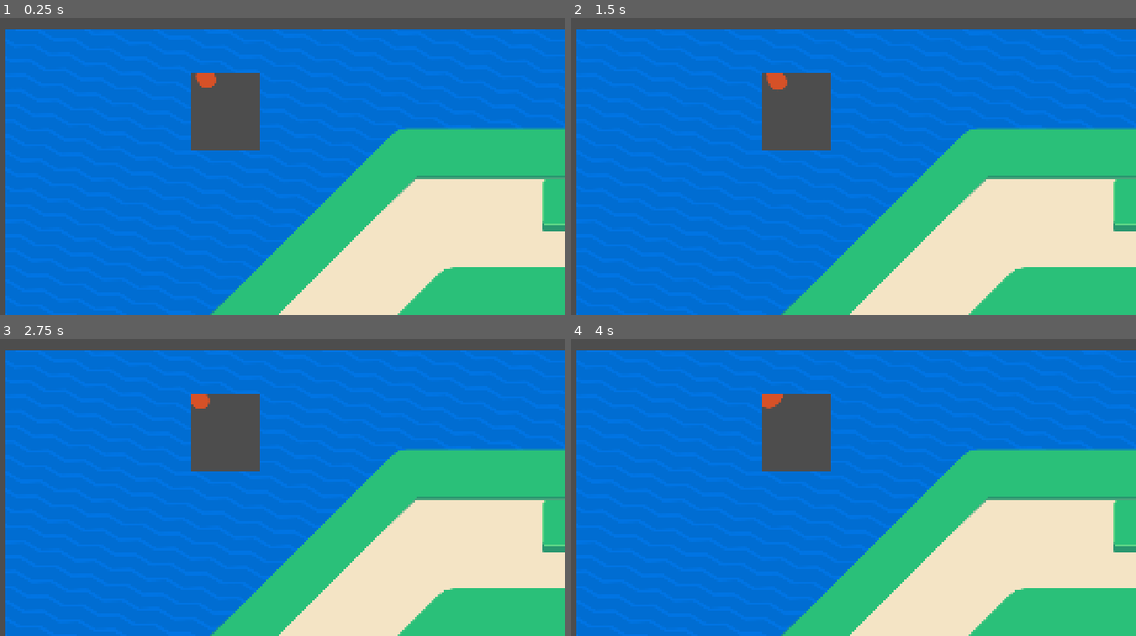
Above: before the commit, frames 1-4 (two rows, left to right).
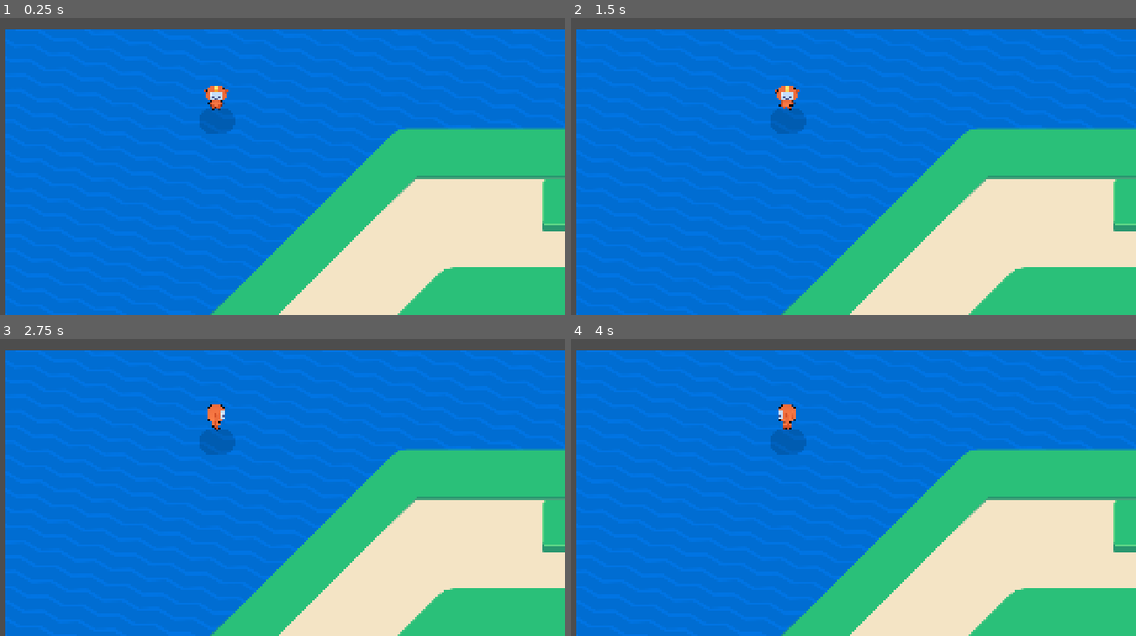
Above: after the commit, the same moments.

Repository: telaw1/M9-Top-Down-Movement.
Game: Godot game, scene res://game.tscn
The game is run twice, just before and just after one commit, with the same random seed, the same clock (stepped at 60 frames per second) and the same inputs. The project has no main scene, so this scene is started directly.
Inputs (mouse positions are in pixels of both pictures, inside the frame that each line leads up to):
- Up to frame 1 (0.25 s): no input
- Up to frame 2 (1.5 s): tap Enter at 0.5 s; move the mouse to (938, 98) at 0.52 s; hold Right (move_right) 0.53-1.28 s; tap Z at 0.6, 1.35 s; click (938, 98) at 0.67 s; tap Space at 0.77 s; move the mouse to (650, 139) at 1.27 s; hold Down (move_down) from 1.28 s (still down)
- Up to frame 3 (2.75 s): tap Space at 1.52, 2 s; move the mouse to (288, 353) at 2.02 s; release Down (move_down) at 2.03 s; hold Right (move_right) from 2.03 s (still down); tap Z at 2.1 s
- Up to frame 4 (4 s): move the mouse to (751, 517) at 2.77 s; release Right (move_right) at 2.78 s; hold Up (move_up) 2.78-3.53 s; tap Z at 2.85, 3.6 s; click (751, 517) at 2.92 s; tap Space at 3.02, 3.77 s; move the mouse to (994, 499) at 3.52 s; hold Left (move_left) from 3.53 s (still down)

The runs differ from the first frame. In frame 1, 3.2% of the frame differs, in the area x 33-46%, y 18-45%; in frame 2, 3.2%; in frame 3, 3.2%; in frame 4, 3.2%.

Commit message:
completed lesson 6

Diff:
--- a/game.tscn
+++ b/game.tscn
@@ -15,7 +15,7 @@
 texture = ExtResource("1_fc0e3")
 
 [node name="Runner" parent="." instance=ExtResource("1_e2o6t")]
-position = Vector2(1279, 217)
+position = Vector2(1244, 261)
 motion_mode = 0
 
 [node name="SimpleObstacle" parent="." instance=ExtResource("2_feb5d")]
--- a/runner.tscn
+++ b/runner.tscn
@@ -1,22 +1,30 @@
-[gd_scene load_steps=6 format=3 uid="uid://bw7oebjpdt5r8"]
+[gd_scene load_steps=8 format=3 uid="uid://bw7oebjpdt5r8"]
 
 [ext_resource type="Script" uid="uid://cf2tlt4hj8m8h" path="res://runner.gd" id="1_f7b3c"]
 [ext_resource type="PackedScene" uid="uid://bm8s1oaoxngwq" path="res://assets/runner/runner_visual_red.tscn" id="2_f7b3c"]
 [ext_resource type="Texture2D" uid="uid://dbcmxo51msi8m" path="res://assets/runner/shadow.png" id="3_5pwe8"]
+[ext_resource type="Shader" uid="uid://bwhexggpo0snf" path="res://assets/character_contour.gdshader" id="4_hfbw2"]
 
 [sub_resource type="CircleShape2D" id="CircleShape2D_f7b3c"]
-radius = 35.44009
+radius = 35.468296
+
+[sub_resource type="ShaderMaterial" id="ShaderMaterial_44hxy"]
+shader = ExtResource("4_hfbw2")
+shader_parameter/viewport_scale = Vector2(1, 1)
+shader_parameter/line_color = Color(0.029506557, 0.029506557, 0.029506557, 1)
+shader_parameter/line_thickness = 4.0
 
 [sub_resource type="ViewportTexture" id="ViewportTexture_5pwe8"]
 viewport_path = NodePath("SubViewport")
 
 [node name="Runner" type="CharacterBody2D"]
-position = Vector2(3, 20)
+position = Vector2(256, 256)
 motion_mode = 1
 script = ExtResource("1_f7b3c")
 
 [node name="CollisionShape2D" type="CollisionShape2D" parent="."]
 position = Vector2(0, -37)
+scale = Vector2(-1, -1)
 shape = SubResource("CircleShape2D_f7b3c")
 
 [node name="Camera2D" type="Camera2D" parent="."]
@@ -24,17 +32,19 @@
 [node name="Shadow" type="Sprite2D" parent="."]
 modulate = Color(0.2357319, 0.23573193, 0.2357319, 1)
 self_modulate = Color(0, 0, 0, 0.15686275)
-position = Vector2(1, 2)
+position = Vector2(2, 5)
+scale = Vector2(1.0208334, 1.09375)
 texture = ExtResource("3_5pwe8")
 
 [node name="SubViewport" type="SubViewport" parent="."]
-size = Vector2i(124, 150)
+transparent_bg = true
 
 [node name="RunnerVisualRed" parent="SubViewport" instance=ExtResource("2_f7b3c")]
 unique_name_in_owner = true
-position = Vector2(3, 20)
+position = Vector2(125, 222)
 
 [node name="Sprite2D" type="Sprite2D" parent="."]
-position = Vector2(26, -22)
-scale = Vector2(1.5241935, 1.4133333)
+material = SubResource("ShaderMaterial_44hxy")
+position = Vector2(39, -19.999996)
+scale = Vector2(0.3010254, 0.3027344)
 texture = SubResource("ViewportTexture_5pwe8")
